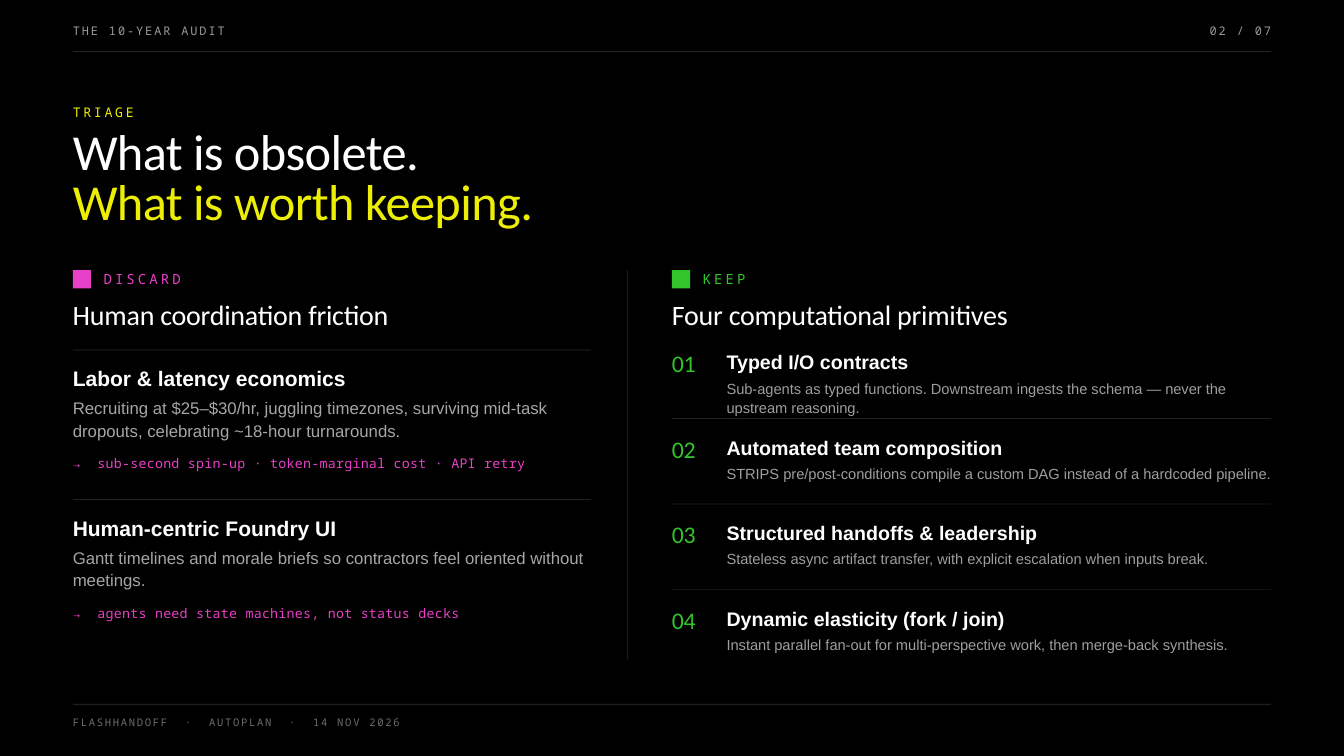
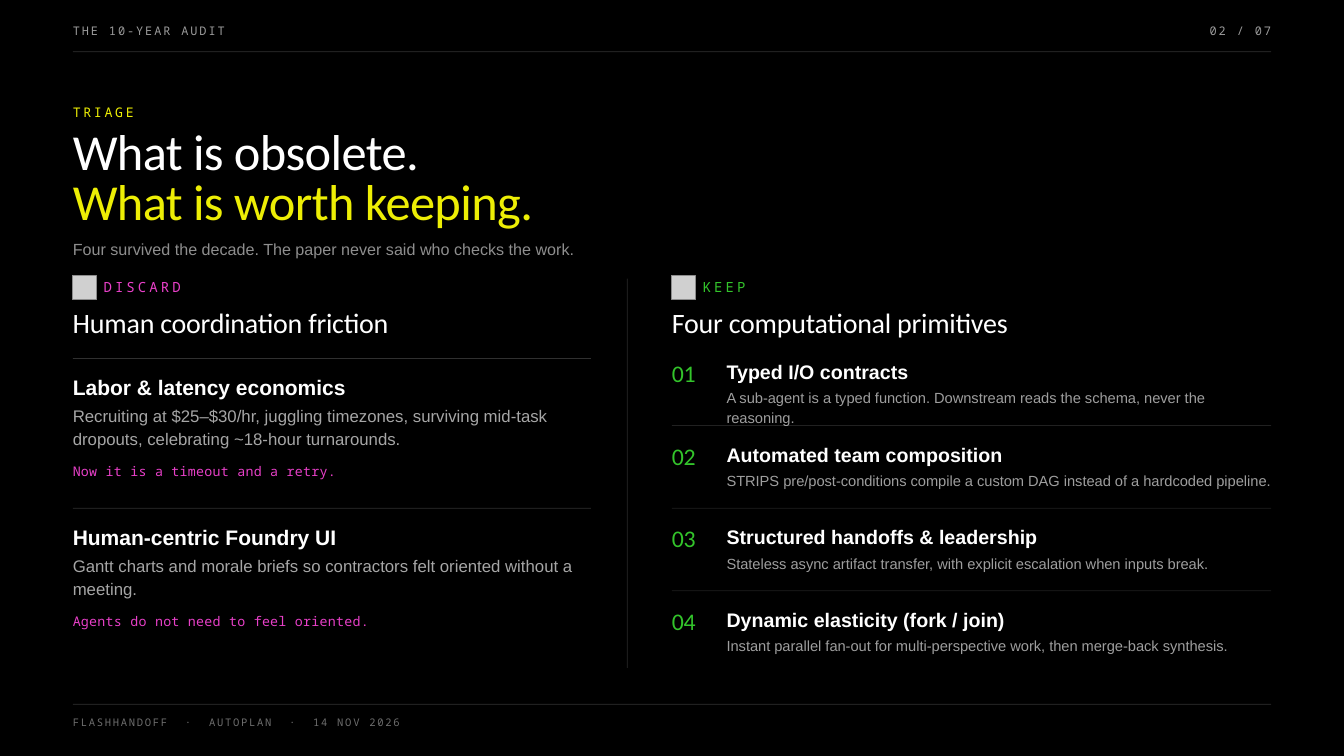
Before and after one commit to maceip/autoplan, a slide deck: slide 2 of preso/_build/FlashHandoff.pptx. Drawn at 1344x756 pixels with LibreOffice and Linux fonts; fonts in the diff are those of the drawing; grey boxes stand for pictures. Boxes give left, top, right and bottom in pixels: in the first picture for what was removed or moved away, otherwise in the second. Text is boxed around its words. In the diff, an @@ line names an element or a change of style, - is before the commit and + after.

Commit message:
feat(preso): add JetSki frontier audit slide and native Nucleus Structured Handoff demo video slide

```diff
--- a/preso/_build/FlashHandoff.pptx
+++ b/preso/_build/FlashHandoff.pptx
@@ text added at (73, 243, 575, 258), 11.5 pt, text #8E8E8E @@
+Four survived the decade. The paper never said who checks the work.
@@ rectangle removed at (73, 270, 91, 288) @@
@@ picture added at (73, 276, 97, 300) @@
@@ rectangle removed at (673, 270, 691, 288) @@
@@ picture added at (673, 276, 697, 300) @@
@@ 9 texts, 3 lines: place and size @@
-9 texts, 3 lines at (73, 270, 1008, 659)
+9 texts, 3 lines at (73, 278, 1008, 667)
@@ text at (727, 392, 1205, 406): text changed @@
-Sub-agents as typed functions. Downstream ingests the schema — never the upstream reasoning.
+A sub-agent is a typed function. Downstream reads the schema, never the reasoning.
@@ 6 texts, 2 lines: place and size @@
-6 texts, 2 lines at (672, 418, 1271, 567)
+6 texts, 2 lines at (672, 425, 1271, 572)
@@ text added at (73, 466, 336, 480), 9.5 pt, text #E840C8 @@
+Now it is a timeout and a retry.
@@ text removed at (97, 458, 525, 472) @@
-→ sub-second spin-up · token-marginal cost · API retry
@@ text at (73, 560, 572, 572): text changed @@
-Gantt timelines and morale briefs so contractors feel oriented without meetings.
+Gantt charts and morale briefs so contractors felt oriented without a meeting.
@@ text at (73, 616, 369, 630): text changed @@
-→ agents need state machines, not status decks
+Agents do not need to feel oriented.
```
Also in this commit, not shown: 6 other slides changed, 56 other files.
